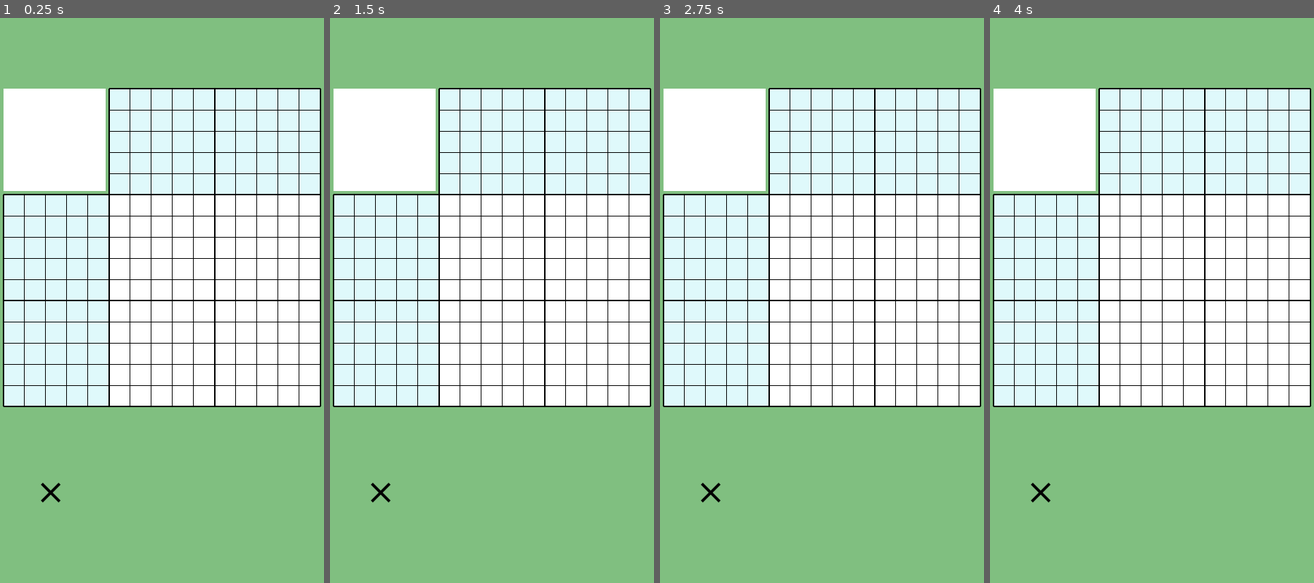
Above: before the commit, frames 1-4 (left to right).
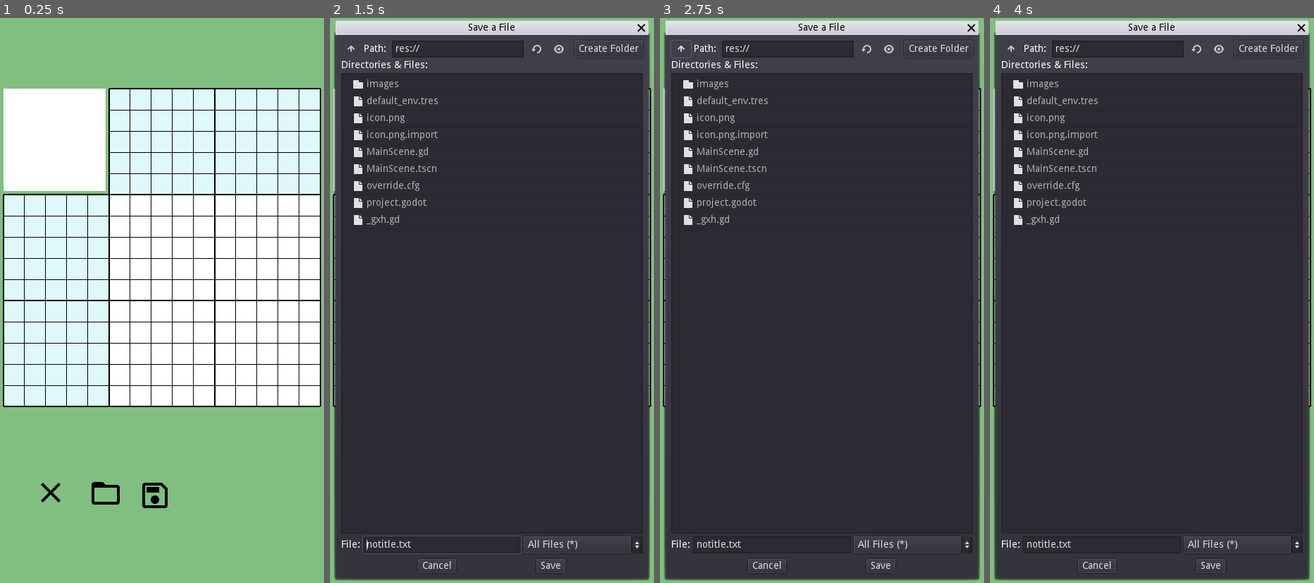
Above: after the commit, the same moments.

Repository: vivisuke/GodotNonogram
Game: Godot game, scene res://MainScene.tscn
The game is run twice, just before and just after one commit, with the same random seed, the same clock (stepped at 60 frames per second) and the same inputs.
Inputs (mouse positions are in pixels of both pictures, inside the frame that each line leads up to):
- Up to frame 1 (0.25 s): no input
- Up to frame 2 (1.5 s): click (436, 492) at 0.52 s; click (485, 492) at 1.27 s
- Up to frame 3 (2.75 s): click (682, 51) at 2.02 s
- Up to frame 4 (4 s): click (1012, 51) at 2.77 s; click (1041, 492) at 3.5 s

The runs differ from the first frame. In frame 1, 0.4% of the frame differs, in the area x 28-52%, y 82-87%; in frame 2, 97%, in the area x 1-99%, y 0-100%; in frame 3, 97%; in frame 4, 97%.

Commit message:
0015 ◎ C 05/17 05/18 0.001│ToDo│下部に、問題セーブ/ロード ボタン設置

Diff:
--- a/GodotNonogram/MainScene.gd
+++ b/GodotNonogram/MainScene.gd
@@ -21,6 +21,7 @@
 const ANS_X0 = BOARD_X0 + CELL_WIDTH * 5			# 解答領域左端座標
 const ColorClues = Color("#dff9fb")
 
+var dialog_opened = false;
 var mouse_pushed = false
 var last_xy = Vector2()
 var cell_val = 0
@@ -97,6 +98,8 @@
 			xy.y = floor((pos.y - Y0) / CELL_WIDTH)
 	return xy
 func _input(event):
+	if dialog_opened:
+		return;
 	if event is InputEventMouseButton:
 		if event.is_action_pressed("click"):
 			#print(event.position)
@@ -144,3 +147,21 @@
 func _on_ClearButton_pressed():
 	clear_all()
 	pass # Replace with function body.
+
+
+func _on_OpenButton_pressed():
+	pass # Replace with function body.
+
+
+func _on_SaveButton_pressed():
+	var dlg = FileDialog.new()
+	add_child(dlg)
+	dlg.mode = FileDialog.MODE_SAVE_FILE
+	#dlg.window_title = "GDNonogram - Save File -"
+	dlg.resizable = true
+	dlg.current_dir = "user://"
+	dlg.current_path = "user://notitle.txt"
+	dlg.rect_size = Vector2(SCREEN_WIDTH, SCREEN_HEIGHT)
+	dlg.popup_centered()
+	dialog_opened = true;
+	pass # Replace with function body.
--- a/GodotNonogram/MainScene.tscn
+++ b/GodotNonogram/MainScene.tscn
@@ -17,6 +17,10 @@
 [ext_resource path="res://images/black10x10.png" type="Texture" id=15]
 [ext_resource path="res://images/clear_black.png" type="Texture" id=16]
 [ext_resource path="res://images/clear_white.png" type="Texture" id=17]
+[ext_resource path="res://images/open_black.png" type="Texture" id=18]
+[ext_resource path="res://images/open_white.png" type="Texture" id=19]
+[ext_resource path="res://images/save_white.png" type="Texture" id=20]
+[ext_resource path="res://images/save_black.png" type="Texture" id=21]
 
 [sub_resource type="TileSet" id=1]
 0/name = "cross30x30.png 0"
@@ -250,4 +254,30 @@
 "_edit_use_anchors_": false
 }
 
+[node name="OpenButton" type="TextureButton" parent="."]
+margin_left = 126.0
+margin_top = 649.0
+margin_right = 222.0
+margin_bottom = 745.0
+rect_scale = Vector2( 0.5, 0.5 )
+texture_normal = ExtResource( 18 )
+texture_pressed = ExtResource( 19 )
+__meta__ = {
+"_edit_use_anchors_": false
+}
+
+[node name="SaveButton" type="TextureButton" parent="."]
+margin_left = 196.0
+margin_top = 652.0
+margin_right = 292.0
+margin_bottom = 748.0
+rect_scale = Vector2( 0.5, 0.5 )
+texture_normal = ExtResource( 21 )
+texture_pressed = ExtResource( 20 )
+__meta__ = {
+"_edit_use_anchors_": false
+}
+
 [connection signal="pressed" from="ClearButton" to="." method="_on_ClearButton_pressed"]
+[connection signal="pressed" from="OpenButton" to="." method="_on_OpenButton_pressed"]
+[connection signal="pressed" from="SaveButton" to="." method="_on_SaveButton_pressed"]
Not shown: 1 places in GodotNonogram/MainScene.tscn that only renumber resources
Binary file added: GodotNonogram/images/open_white.png
Not shown, added: GodotNonogram/images/open_white.png.import
Binary file added: GodotNonogram/images/save_white.png
Not shown, added: GodotNonogram/images/save_white.png.import
Not shown, changed: GodotNonogram.spr
